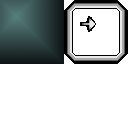
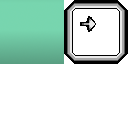
Layered file, before and after one edit (128px x 128px). Changes by layer:
painted on "window_bg" over left=0, top=0, right=64, bottom=64
hid "Background" over left=0, top=0, right=64, bottom=64
